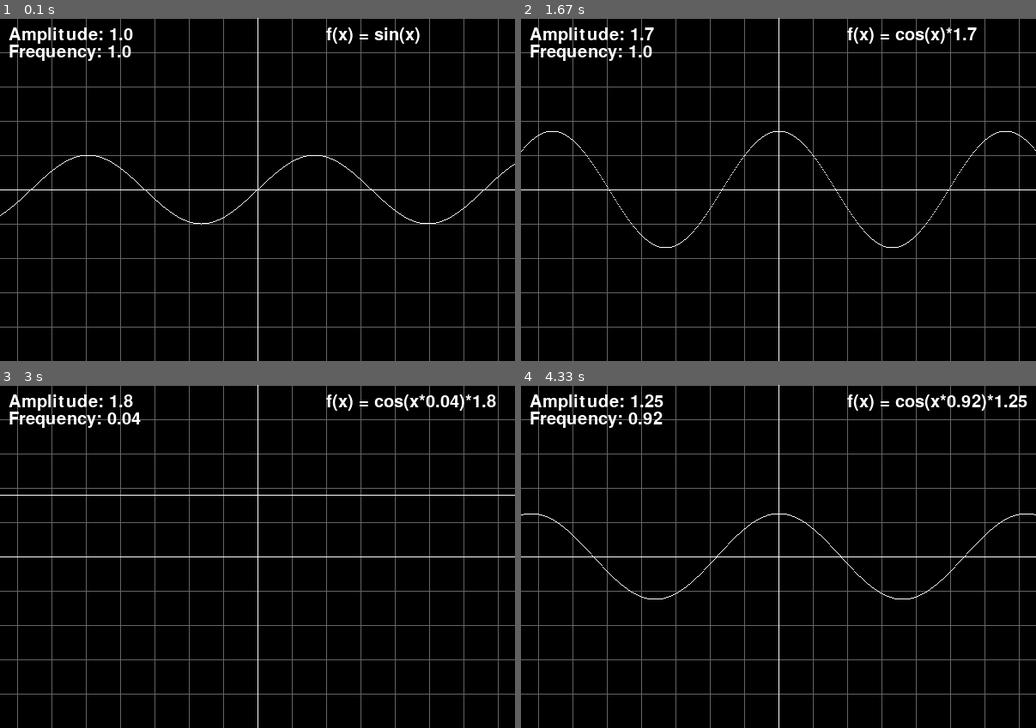
Above: before the commit, frames 1-4 (two rows, left to right).
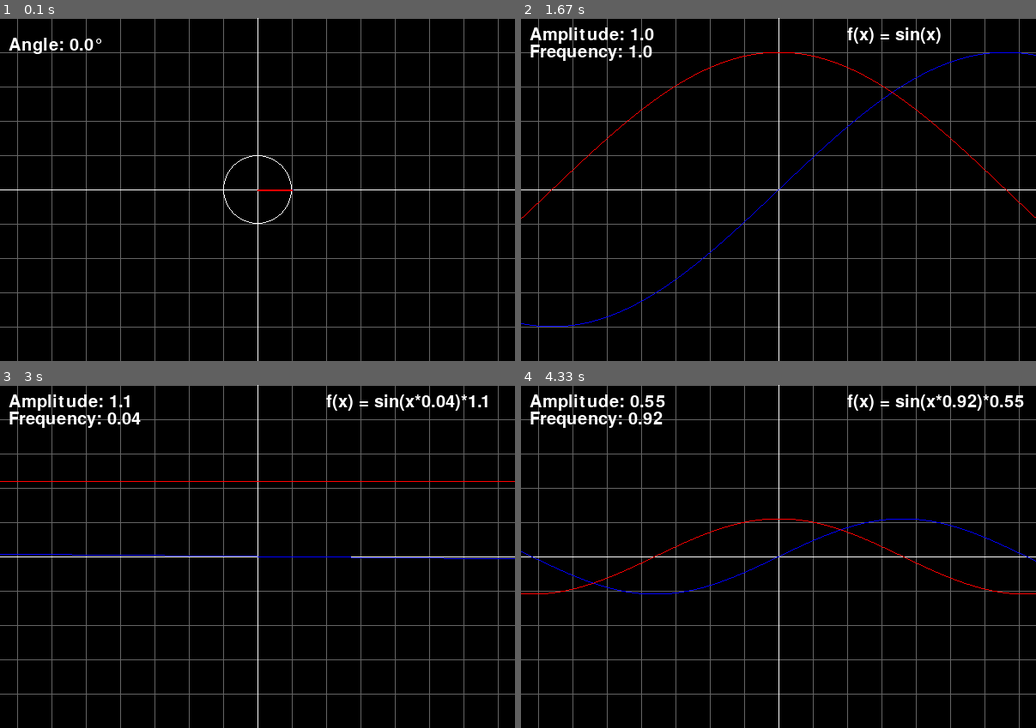
Above: after the commit, the same moments.

Repository: NamoradoDoPedro/Trigonometric_Ratios-Pygame
Game: pygame game, started from main.py
Same seed, same stepped clock (60 frames per second), same inputs: the game is played once before the commit and once after it.
Inputs:
- Up to frame 1 (0.1 s): no input
- Up to frame 2 (1.67 s): tap S at 0.33 s; tap C at 0.67 s; hold Up 1-1.47 s; tap 4 at 1.15 s; tap D at 1.5 s
- Up to frame 3 (3 s): hold Down 1.83-2.13 s; tap 3 at 1.98 s; hold Left 2.17-2.57 s; tap 4 at 2.32 s; hold Up 2.6-2.97 s; tap 2 at 2.75 s
- Up to frame 4 (4.33 s): hold Right 3-3.63 s; tap 3 at 3.15 s; hold Down 3.67-4.03 s; tap 4 at 3.82 s; hold Left from 4.07 s (still down); tap 2 at 4.22 s

The runs differ from the first frame. In frame 1, 1.7% of the frame differs, in the area x 0-100%, y 2-61%; in frame 2, 1.1%; in frame 3, 1.4%; in frame 4, 1.5%.

Commit message:
Update main.py

Diff:
--- a/main.py
+++ b/main.py
@@ -2,82 +2,161 @@
 from pygame import Vector2 as v
 from pygame.locals import *
 
-from math import sin, cos, tan
+from math import sin, cos, tan, radians, degrees
 from sys import exit
 
 
 class Display:
     dimension = v(600, 400)
     display = pg.display.set_mode((dimension))
-    title = pg.display.set_caption("Sin Graphic")
+    title = pg.display.set_caption("Graphic")
 
 
 class Math:
-    amplitude = 40.0000000776926
-    frequency = 0.023799
+    amplitude = 40
+    frequency = 0.02379
+    angle_ajust = 0.73333333333333333333333333333333
 
 
 class Graphic:
     def __init__(self) -> None:
+        self.reset()
+        self.circle_color = (255, 255, 255)
+        self.sin_color = (0, 0, 255)
+        self.cos_color = (255, 0, 0)
+        self.tan_color = (255, 0, 255)
+
+    def reset(self) -> None:
         self.dimension = v(1, 1)
         self.amplitude = Math.amplitude
         self.frequency = Math.frequency
-        self.toggle_sin = True
+        self.e = 0
+        self.circle_size = 1
+        self.cos_size = 1
+        self.sin_size = 1
+        self.tan_size = 1
+
+        self.toggle_sin = False
         self.toggle_cos = False
         self.toggle_tan = False
+        self.toggle_circle = True
         self.toggle_info = True
 
-    def axes(self) -> None:
+    def change_size(self, x):
+        self.circle_size = x
+        self.cos_size = x
+        self.sin_size = x
+        self.tan_size = x
+
+    @staticmethod
+    def axes() -> None:
         WHITE = (255, 255, 255)
         mid = v(int(Display.dimension.x/2), int(Display.dimension.y/2))
         line = pg.draw.line
 
+        # Axes X
+        line(Display.display, WHITE, (mid.x, 0), (mid.x, Display.dimension.x))
+        # Axes Y
         line(Display.display, WHITE, (0, mid.y), (Display.dimension.x, mid.y))
-        line(Display.display, WHITE, (mid.x, 0), (mid.x, Display.dimension.x))
-
-    def background_axes(self) -> None:
+
+    @staticmethod
+    def background_axes() -> None:
         GRAY = (100, 100, 100)
         line = pg.draw.line
 
         for i in range(int(Display.dimension.x/40)):
             line(Display.display, GRAY,
                  ((i*40)+20, 0), ((i*40)+20, Display.dimension.y))
+
         for i in range(int(Display.dimension.y/40)):
             line(Display.display, GRAY,
                  (0, (i*40)), (Display.dimension.x, (i*40)))
 
-    def sin(self) -> None:
-        WHITE = (255, 255, 255)
-        mid = v(int(Display.dimension.x/2), int(Display.dimension.y/2))
-        # a = 0
+    def sin(self, ag: int = None) -> None:
+        mid = v(int(Display.dimension.x/2), int(Display.dimension.y/2))
+
+        for i in range(-int(Display.dimension.x*self.sin_size), int(Display.dimension.x*self.sin_size)):
+            center_line = self.dimension.x * (i+mid.x)
+
+            x = sin(i*self.frequency/self.sin_size) * \
+                -(self.amplitude*self.sin_size)+mid.y
+
+            if ag is None:
+                if not self.toggle_circle:
+                    pg.draw.rect(Display.display, self.sin_color,
+                                 ((center_line, int(x)), (self.dimension)))
+            else:
+                pg.draw.rect(Display.display, self.sin_color,
+                             ((center_line+ag, int(x)), (self.dimension)))
+
+    def cos(self, ag: int = None) -> None:
+        mid = v(int(Display.dimension.x/2), int(Display.dimension.y/2))
+
+        for i in range(-int(Display.dimension.x*self.cos_size), int(Display.dimension.x*self.cos_size)):
+            center_line = self.dimension.x * (i+mid.x)
+
+            x = cos(i*self.frequency/self.cos_size) * \
+                -(self.amplitude*self.cos_size)+mid.y
+
+            if ag is None:
+                if not self.toggle_circle:
+                    pg.draw.rect(Display.display, self.cos_color,
+                                 ((center_line, int(x)), (self.dimension)))
+            else:
+                pg.draw.rect(Display.display, self.cos_color,
+                             ((center_line+ag, int(x)), (self.dimension)))
+
+    def tan(self) -> None:
+        mid = v(int(Display.dimension.x/2), int(Display.dimension.y/2))
+
         for i in range(int(-mid.x), int(+mid.x)):
             center_line = self.dimension.x * (i+mid.x)
-            x = sin(i*self.frequency)*-self.amplitude+mid.y
-            # a = x if a < x else a
-            pg.draw.rect(Display.display, WHITE,
+
+            x = tan(i*self.frequency/self.tan_size)*- \
+                (self.amplitude*self.tan_size)+mid.y
+
+            pg.draw.rect(Display.display, self.tan_color,
                          ((center_line, int(x)), (self.dimension)))
 
-    def cos(self) -> None:
-        WHITE = (255, 255, 255)
-        mid = v(int(Display.dimension.x/2), int(Display.dimension.y/2))
-        # a = 0
-        for i in range(int(-mid.x), int(+mid.x)):
-            center_line = self.dimension.x * (i+mid.x)
-            x = cos(i*self.frequency)*-self.amplitude+mid.y
-            # a = x if a < x else a
-            pg.draw.rect(Display.display, WHITE,
-                         ((center_line, int(x)), (self.dimension)))
-
-    def tan(self) -> None:
-        WHITE = (255, 255, 255)
-        mid = v(int(Display.dimension.x/2), int(Display.dimension.y/2))
-        # a = 0
-        for i in range(int(-mid.x), int(+mid.x)):
-            center_line = self.dimension.x * (i+mid.x)
-            x = tan(i*self.frequency)*-self.amplitude+mid.y
-            # a = x if a < x else a
-            pg.draw.rect(Display.display, WHITE,
-                         ((center_line, int(x)), (self.dimension)))
+    def circle(self) -> None:
+        mid = v(int(Display.dimension.x/2), int(Display.dimension.y/2))
+        arc_size = v(30*self.circle_size, 30*self.circle_size)
+
+        _sin = self.circle_size * \
+            sin(self.e*Math.frequency)*-Math.amplitude+mid.y
+        _cos = -self.circle_size * \
+            cos(self.e*Math.frequency)*-Math.amplitude+mid.x
+
+        self.angle = degrees(radians(self.e/Math.angle_ajust))
+
+        if self.angle > 360:
+            self.e = 0
+        if self.angle < 0:
+            self.e = 360*Math.angle_ajust
+
+        pg.draw.circle(Display.display, self.circle_color, mid,
+                       self.circle_size*Math.amplitude, 1)
+
+        # hypotenuse
+        pg.draw.line(Display.display, self.circle_color, mid,
+                     (_cos, _sin), 2)
+
+        # sin
+        pg.draw.line(Display.display, self.sin_color, (_cos, mid.y),
+                     (_cos, _sin), 2)
+
+        # cos
+        pg.draw.line(Display.display, self.cos_color, mid,
+                     (_cos, mid.y), 2)
+
+        # angle arc
+        pg.draw.arc(Display.display, self.circle_color,
+                    ((mid.x-arc_size.x/2, mid.y-arc_size.y/2), arc_size), 0, radians(self.angle), 1)
+
+        if self.toggle_sin:
+            self.sin(-int(self.e*self.circle_size))
+        if self.toggle_cos:
+            self.cos(-int(self.e*self.circle_size))
 
     def show_info(self) -> None:
         FONT = pg.font.get_default_font()
@@ -89,69 +168,129 @@
         Frequency = round(
             ((self.frequency-Math.frequency)*Math.amplitude)+1, 2)
 
-        Amplitude_Text = fr"Amplitude: {Amplitude}"
-        Frequency_Text = fr"Frequency: {Frequency}"
-
-        f = fr"{Frequency}" if Frequency > 0 else fr"({Frequency})"
-
-        a = fr"{Amplitude}" if Amplitude > 0 else fr"({Amplitude})"
+        Amplitude_Text = f"Amplitude: {Amplitude}"
+        Frequency_Text = f"Frequency: {Frequency}"
+
+        f = f"{Frequency}" if Frequency > 0 else f"({Frequency})"
+        a = f"{Amplitude}" if Amplitude > 0 else f"({Amplitude})"
 
         if Amplitude == 1 and Frequency == 1:
-            sinFunction = fr"f(x) = sin(x)"
-            tanFunction = fr"f(x) = tan(x)"
-            cosFunction = fr"f(x) = cos(x)"
+            sinInfos = f"f(x) = sin(x)"
+            cosInfos = f"f(x) = cos(x)"
+            tanInfos = f"f(x) = tan(x)"
         elif Amplitude != 1 and Frequency != 1:
-            sinFunction = fr"f(x) = sin(x*{f})*{a}"
-            cosFunction = fr"f(x) = cos(x*{f})*{a}"
-            tanFunction = fr"f(x) = tan(x*{f})*{a}"
+            sinInfos = f"f(x) = sin(x*{f})*{a}"
+            cosInfos = f"f(x) = cos(x*{f})*{a}"
+            tanInfos = f"f(x) = tan(x*{f})*{a}"
         elif Frequency != 1:
-            sinFunction = fr"f(x) = sin(x*{f})"
-            cosFunction = fr"f(x) = cos(x*{f})"
-            tanFunction = fr"f(x) = tan(x*{f})"
+            sinInfos = f"f(x) = sin(x*{f})"
+            cosInfos = f"f(x) = cos(x*{f})"
+            tanInfos = f"f(x) = tan(x*{f})"
         elif Amplitude != 1:
-            sinFunction = fr"f(x) = sin(x)*{a}"
-            cosFunction = fr"f(x) = cos(x)*{a}"
-            tanFunction = fr"f(x) = tan(x)*{a}"
+            sinInfos = f"f(x) = sin(x)*{a}"
+            cosInfos = f"f(x) = cos(x)*{a}"
+            tanInfos = f"f(x) = tan(x)*{a}"
+
+        circleInfos = [
+            f"Angle: {round(self.angle, 2)}°",
+            f"sin({round(radians(self.angle), 2)}rad) = {round(sin(radians(self.angle)), 2)}",
+            f"cos({round(radians(self.angle), 2)}rad) = {round(cos(radians(self.angle)), 2)}"
+        ]
+
+        if self.circle_size != 1:
+            circleSinInfo = f"f(x) = {self.circle_size}sin((x+{round((self.e)/66, 2)})/{self.circle_size})"
+            circleCosInfo = f"f(x) = {self.circle_size}cos((x+{round((self.e)/66, 2)})/{self.circle_size})"
+        else:
+            circleSinInfo = f"f(x) = sin(x+{round((self.e)/66, 2)})"
+            circleCosInfo = f"f(x) = cos(x+{round((self.e)/66, 2)})"
 
         blit = Display.display.blit
-        blit(pg.font.SysFont(FONT, SIZE).render(
-            Amplitude_Text, True, WHITE), (10, 10))
-        blit(pg.font.SysFont(FONT, SIZE).render(
-            Frequency_Text, True, WHITE), (10, 30))
-
-        if self.toggle_sin:
-            blit(pg.font.SysFont(FONT, SIZE).render(
-                sinFunction, True, WHITE), (Display.dimension.x-220, 10))
+        render_text = pg.font.SysFont(FONT, SIZE).render
+
+        if not self.toggle_circle:
+            if self.toggle_sin or self.toggle_cos or self.toggle_tan:
+                blit(render_text(Amplitude_Text, True, WHITE), (10, 10))
+                blit(render_text(Frequency_Text, True, WHITE), (10, 30))
+
+        if self.toggle_circle:
+            if self.toggle_sin and self.toggle_cos:
+                blit(render_text(
+                    circleInfos[0], True, WHITE), (10, 22))
+                blit(render_text(
+                    circleInfos[1], True, WHITE), (10, 44))
+                blit(render_text(
+                    circleInfos[2], True, WHITE), (10, 66))
+
+                # Default
+                blit(render_text(circleSinInfo, True, WHITE),
+                     (Display.dimension.x-220, 10))
+                blit(render_text(circleCosInfo, True, WHITE),
+                     (Display.dimension.x-220, 35))
+
+            elif self.toggle_sin:
+                blit(render_text(
+                    circleInfos[0], True, WHITE), (10, 22))
+                blit(render_text(
+                    circleInfos[1], True, WHITE), (10, 44))
+
+                # Default
+                blit(render_text(circleSinInfo, True, WHITE),
+                     (Display.dimension.x-220, 10))
+
+            elif self.toggle_cos:
+                blit(render_text(
+                    circleInfos[0], True, WHITE), (10, 22))
+                blit(render_text(
+                    circleInfos[2], True, WHITE), (10, 44))
+
+                # Default
+                blit(render_text(circleCosInfo, True, WHITE),
+                     (Display.dimension.x-220, 10))
+
+            else:
+                blit(render_text(
+                    circleInfos[0], True, WHITE), (10, 22))
+
+        elif self.toggle_sin:
+            blit(render_text(sinInfos, True, WHITE),
+                 (Display.dimension.x-220, 10))
         elif self.toggle_cos:
-            blit(pg.font.SysFont(FONT, SIZE).render(
-                cosFunction, True, WHITE), (Display.dimension.x-220, 10))
+            blit(render_text(cosInfos, True, WHITE),
+                 (Display.dimension.x-220, 10))
         elif self.toggle_tan:
-            blit(pg.font.SysFont(FONT, SIZE).render(
-                tanFunction, True, WHITE), (Display.dimension.x-220, 10))
+            blit(render_text(tanInfos, True, WHITE),
+                 (Display.dimension.x-220, 10))
 
     def controller(self) -> None:
         key = pg.key.get_pressed()
-        if key[K_UP]:
-            self.amplitude += 1
-        if key[K_DOWN]:
-            self.amplitude -= 1
-        if key[K_LEFT]:
-            self.frequency -= 0.001
-        if key[K_RIGHT]:
-            self.frequency += 0.001
+        if not self.toggle_circle:
+            if key[K_UP]:
+                self.amplitude += 1
+            if key[K_DOWN]:
+                self.amplitude -= 1
+            if key[K_LEFT]:
+                self.frequency -= 0.001
+            if key[K_RIGHT]:
+                self.frequency += 0.001
+
+        elif self.toggle_circle:
+            if key[K_UP]:
+                self.e += 1
+            if key[K_DOWN]:
+                self.e -= 1
+
+        for i, K in enumerate([K_1, K_2, K_3, K_4, K_5, K_6, K_7, K_8, K_9]):
+            if key[K]:
+                self.change_size(i+1)
 
         if key[K_r]:
             self.reset()
-
-    def reset(self) -> None:
-        self.dimension = v(1, 1)
-        self.amplitude = Math.amplitude
-        self.frequency = Math.frequency
 
     def reset_func(self) -> None:
         self.toggle_sin = False
         self.toggle_cos = False
         self.toggle_tan = False
+        self.toggle_circle = False
 
 
 class Game:
@@ -167,9 +306,31 @@
         self.graphic.sin() if self.graphic.toggle_sin else ...
         self.graphic.cos() if self.graphic.toggle_cos else ...
         self.graphic.tan() if self.graphic.toggle_tan else ...
+        self.graphic.circle() if self.graphic.toggle_circle else ...
         self.graphic.show_info() if self.graphic.toggle_info else ...
 
         pg.display.update()
+
+    def controller(self) -> None:
+        key = pg.key.get_pressed()
+        if key[K_s]:
+            # self.graphic.reset_func()
+            # self.graphic.toggle_sin = not self.graphic.toggle_sin if not self.graphic.toggle_sin else ...
+            self.graphic.toggle_sin = not self.graphic.toggle_sin
+        if key[K_c]:
+            # self.graphic.reset_func()
+            # self.graphic.toggle_cos = not self.graphic.toggle_cos if not self.graphic.toggle_cos else ...
+            self.graphic.toggle_cos = not self.graphic.toggle_cos
+        if key[K_t]:
+            # self.graphic.reset_func()
+            # self.graphic.toggle_tan = not self.graphic.toggle_tan if not self.graphic.toggle_tan else ...
+            self.graphic.toggle_tan = not self.graphic.toggle_tan
+        if key[K_d]:
+            # self.graphic.reset_func()
+            # self.graphic.toggle_circle = not self.graphic.toggle_circle if not self.graphic.toggle_circle else ...
+            self.graphic.toggle_circle = not self.graphic.toggle_circle
+        if key[K_i]:
+            self.graphic.toggle_info = not self.graphic.toggle_info
 
 
 if __name__ == "__main__":
@@ -184,18 +345,7 @@
                 exit()
 
             if event.type == KEYDOWN:
-                key = pg.key.get_pressed()
-                if key[K_s]:
-                    game.graphic.reset_func()
-                    game.graphic.toggle_sin = not game.graphic.toggle_sin if not game.graphic.toggle_sin else game.graphic.toggle_sin
-                if key[K_c]:
-                    game.graphic.reset_func()
-                    game.graphic.toggle_cos = not game.graphic.toggle_cos if not game.graphic.toggle_cos else game.graphic.toggle_cos
-                if key[K_t]:
-                    game.graphic.reset_func()
-                    game.graphic.toggle_tan = not game.graphic.toggle_tan if not game.graphic.toggle_tan else game.graphic.toggle_tan
-                if key[K_i]:
-                    game.graphic.toggle_info = not game.graphic.toggle_info
+                game.controller()
 
         game.update()
         clock.tick(60)
